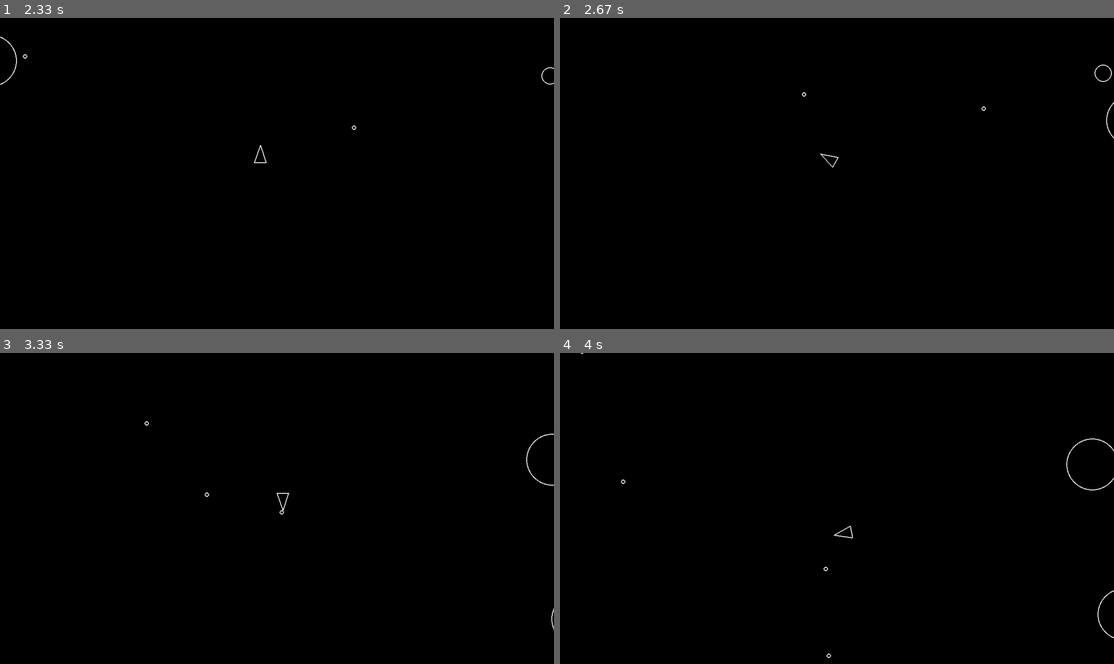
Above: before the commit, frames 1-4 (two rows, left to right).
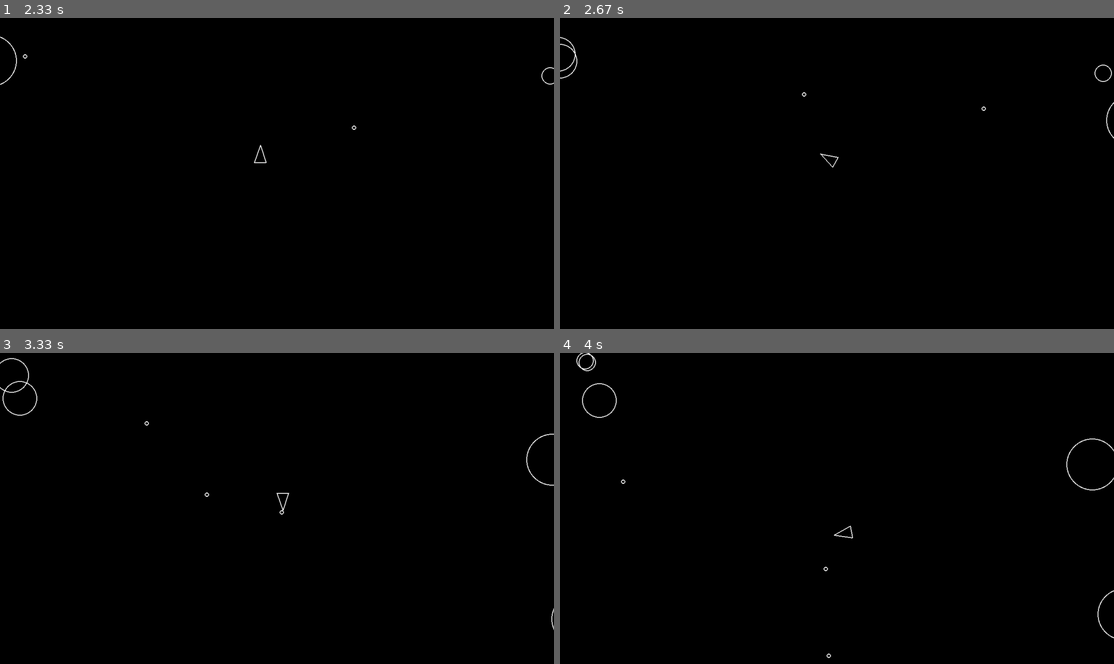
Above: after the commit, the same moments.

Repository: dirtyb1rd/asteroids-pygame
Game: pygame game, started from main.py
Two runs of this game, one before a commit and one after it. Both use one fixed random seed, a clock stepped at 60 frames per second and the inputs below.
Inputs:
- Up to frame 1 (2.33 s): tap Space at 0.33, 0.73, 1.03, 1.23, 1.57, 1.87, 2.07 s; hold D 0.67-1.13 s; hold W 1.17-1.47 s; hold D 1.5-1.97 s; hold A from 2 s (still down)
- Up to frame 2 (2.67 s): tap Space at 2.37, 2.63 s; release A at 2.53 s; hold S from 2.57 s (still down)
- Up to frame 3 (3.33 s): release S at 2.87 s; hold A 2.9-3.3 s; tap Space at 2.97, 3.27 s
- Up to frame 4 (4 s): hold W 3.33-3.7 s; tap Space at 3.4, 3.8 s; hold D from 3.73 s (still down)

Frame 1 is identical in both runs. In frame 2, less than 0.1% of the frame differs, in the area x 0-4%, y 6-20%; in frame 3, 0.1%; in frame 4, 0.2%, in the area x 2-11%, y 0-21%.

Commit message:
asteroid splitting

Diff:
--- a/asteroid.py
+++ b/asteroid.py
@@ -1,6 +1,8 @@
 import pygame
-from constants import LINE_WIDTH
+from constants import LINE_WIDTH, ASTEROID_MIN_RADIUS
 from circleshape import CircleShape
+from logger import log_event
+import random
 
 class Asteroid(CircleShape):
     def __init__(self, x, y, radius):
@@ -13,4 +15,21 @@
         self.position += self.velocity * dt
 
     def split(self):
+
         self.kill()
+
+        if self.radius <= ASTEROID_MIN_RADIUS:
+            return
+
+        log_event("asteroid_split")
+
+        angle = random.uniform(20, 50)
+        vector_1 = self.velocity.rotate(angle)
+        vector_2 = self.velocity.rotate(-angle)
+
+        new_radius = self.radius - ASTEROID_MIN_RADIUS
+
+        new_1 = Asteroid(self.position.x, self.position.y, new_radius)
+        new_1.velocity = vector_1 * 1.2
+        new_2 = Asteroid(self.position.x, self.position.y, new_radius)
+        new_2.velocity = vector_2 * 1.2
--- a/main.py
+++ b/main.py
@@ -45,15 +45,15 @@
 
         updatable.update(dt)
 
-        for obj in asteroids:
-            if obj.collides_with(player):
+        for asteroid in asteroids:
+            if asteroid.collides_with(player):
                 log_event("player_hit")
                 print("Game Over!")
                 sys.exit()
             for bullet in shots:
-                if obj.collides_with(bullet):
+                if asteroid.collides_with(bullet):
                     log_event("asteroid_shot")
-                    obj.split()
+                    asteroid.split()
                     bullet.kill()
 
         for obj in drawable:
